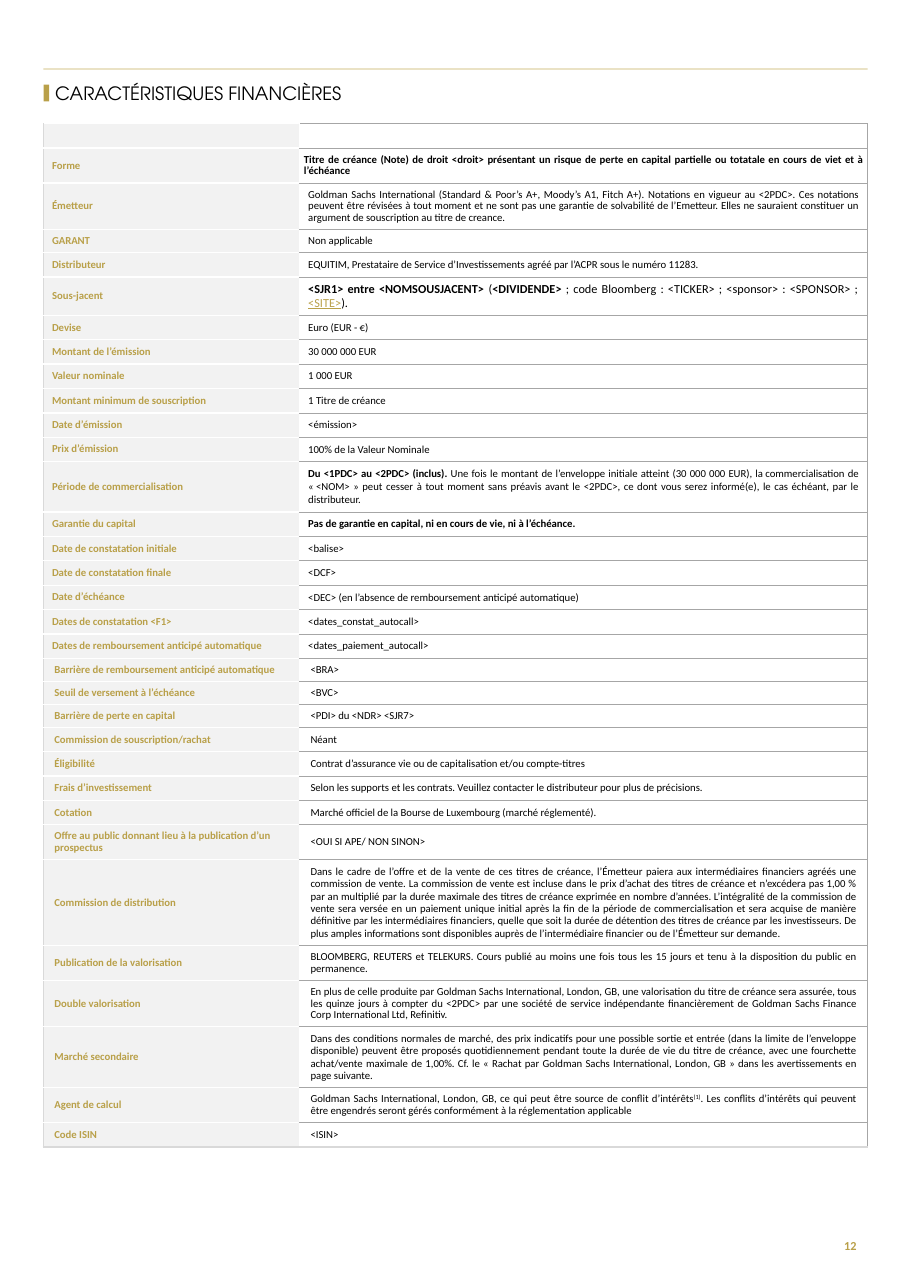
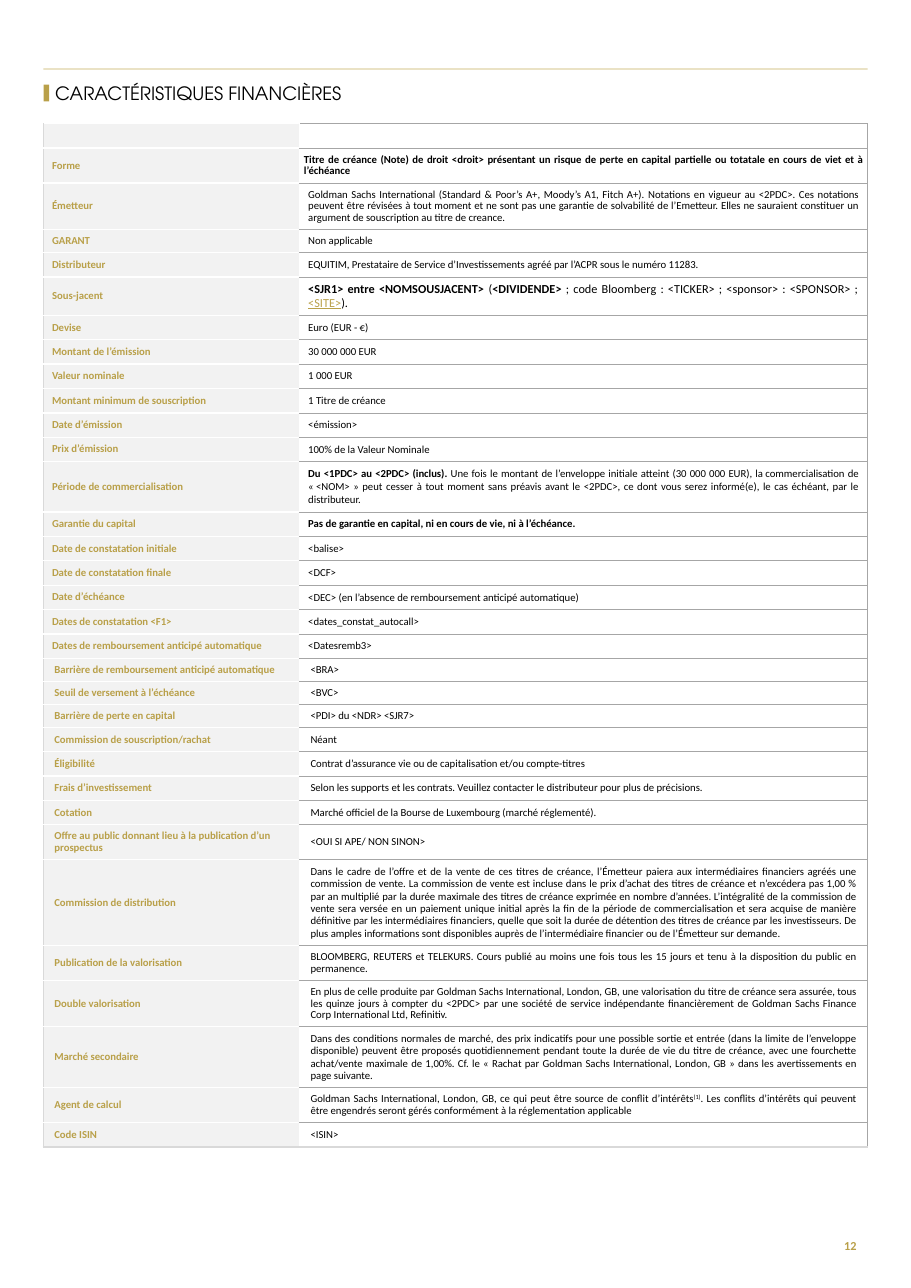
Before and after one commit to guillaumejacquin/Moulinette_Brochure_Equitim, a slide deck: slide 12 of Templates/goldman sachs International.pptx. Drawn at 911x1288 pixels with LibreOffice and Linux fonts; fonts in the diff are those of the drawing; background and template pictures are left out. Boxes give left, top, right and bottom in pixels: in the first picture for what was removed or moved away, otherwise in the second. Text is boxed around its words. In the diff, an @@ line names an element or a change of style, - is before the commit and + after.

```diff
--- a/Templates/goldman sachs International.pptx
+++ b/Templates/goldman sachs International.pptx
@@ table at (43, 123, 867, 1146) @@
-row 19, column 2: <dates_paiement_autocall>
+row 19, column 2: <Datesremb3>
```
Also in this commit, not shown: 1 other slide changed, 57 other files.
